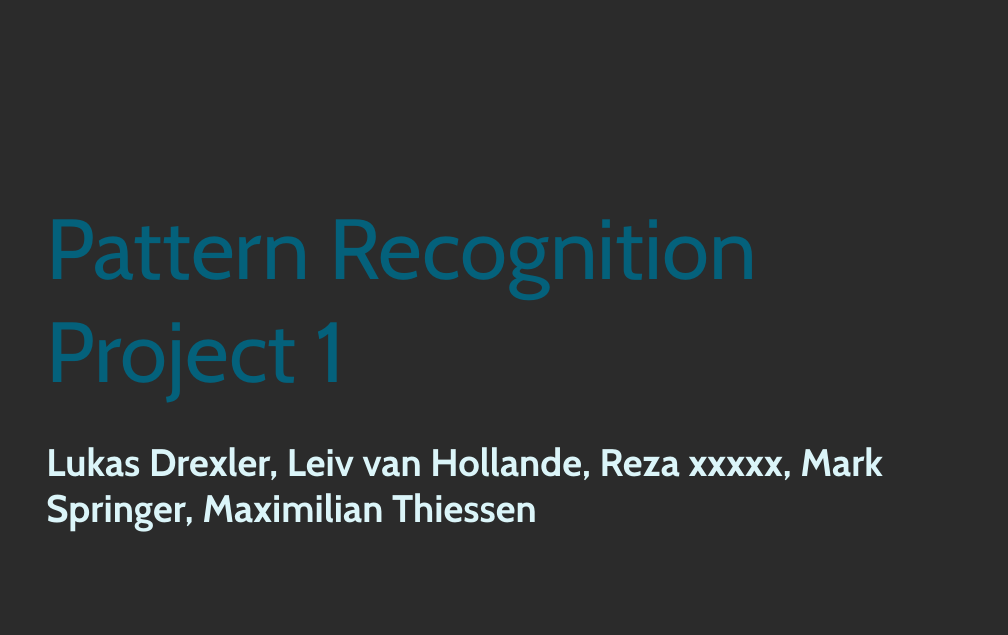
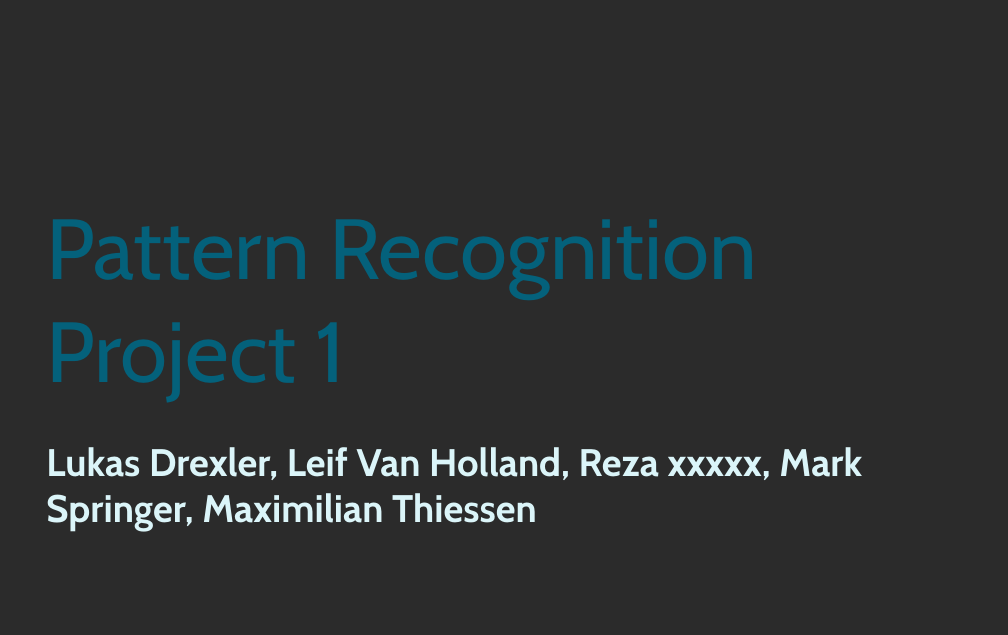
Before and after one commit to maksim96/Pattern-Recognition, a slide deck: slide 1 of Project01/presentation libre/Pattern Recognition.odp. Drawn at 1008x635 pixels with LibreOffice and Linux fonts; fonts in the diff are those of the drawing; background and template pictures are left out; a plain dark background stands for a picture behind light text. Boxes give left, top, right and bottom in pixels: in the first picture for what was removed or moved away, otherwise in the second. Text is boxed around its words. In the diff, an @@ line names an element or a change of style, - is before the commit and + after.

Commit message:
Project 1 finalisieren

```diff
--- a/Project01/presentation libre/Pattern Recognition.odp
+++ b/Project01/presentation libre/Pattern Recognition.odp
@@ subtitle at [46,447,862,532]: text changed @@
-Lukas Drexler, Leiv van Hollande, Reza xxxxx, Mark Springer, Maximilian Thiessen
+Lukas Drexler, Leif Van Holland, Reza xxxxx, Mark Springer, Maximilian Thiessen
```
Also in this commit, not shown: 5 slides added, 17 other files.
